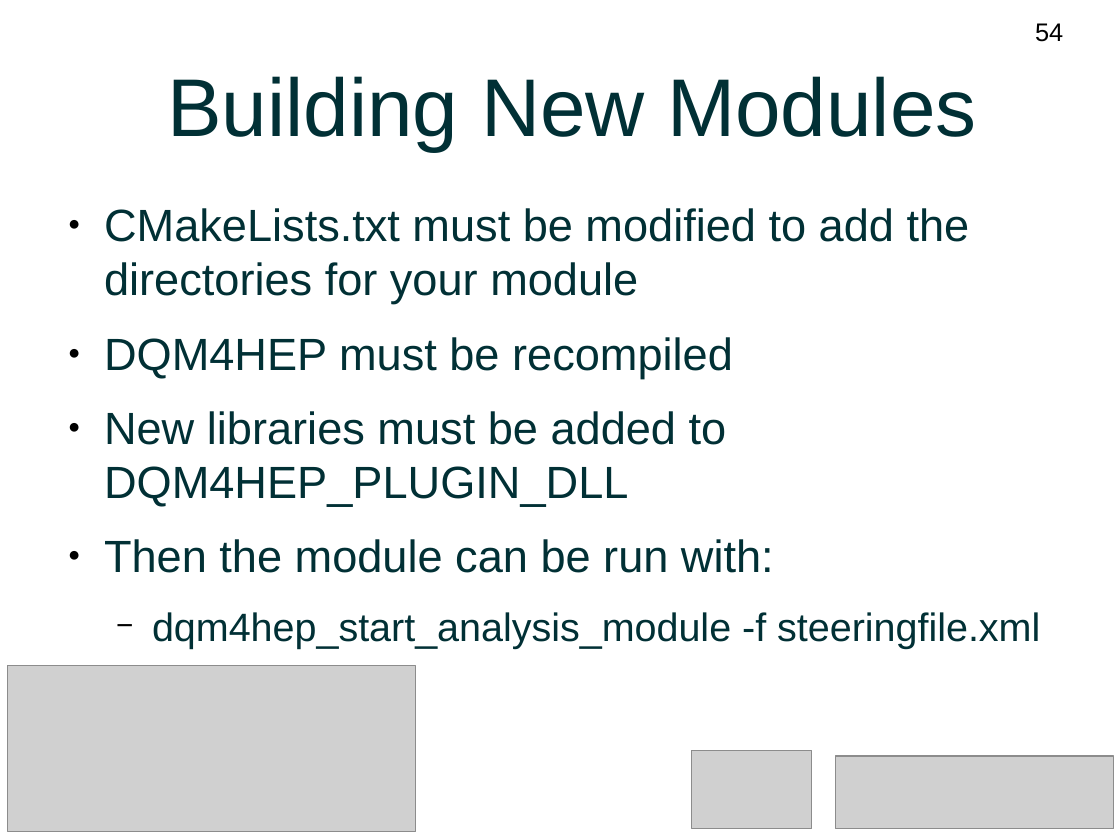
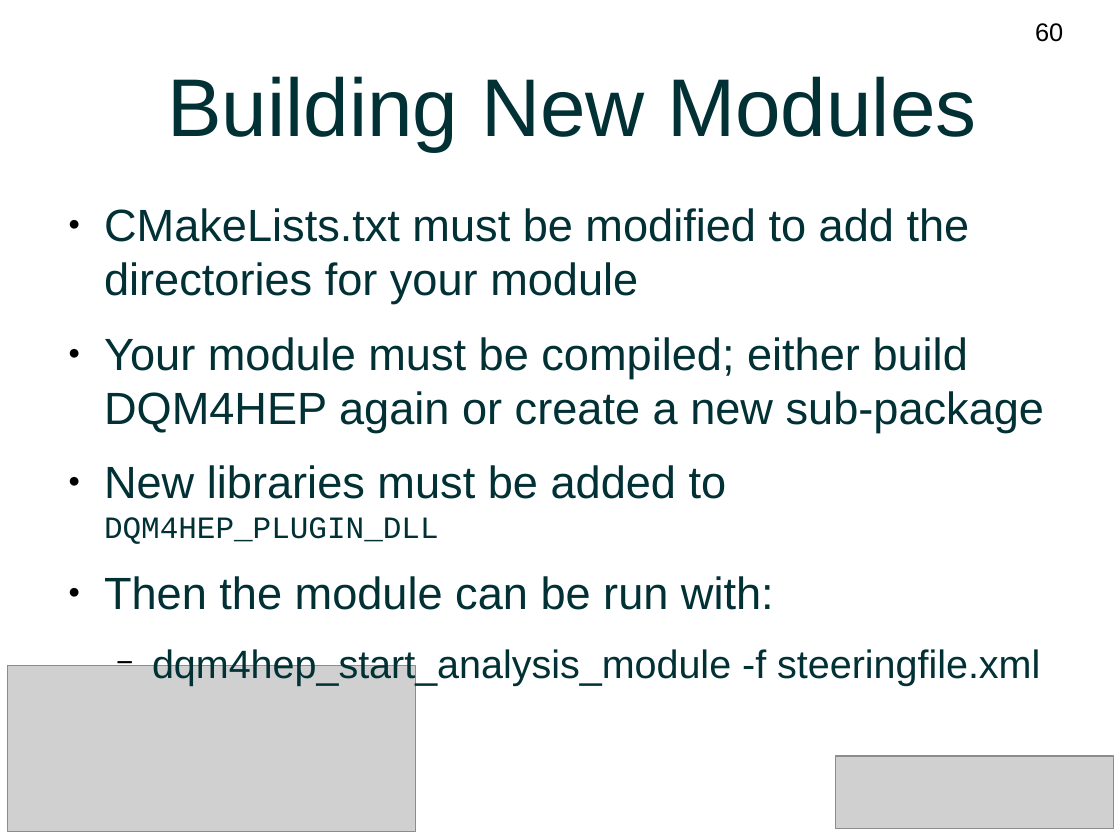
Before and after one commit to DQM4HEP/DQM4HEP-Workshop, a slide deck: slide 60 of BTTB2017-materials/Tutorial.odp (slide 54 before the commit). Drawn at 1120x840 pixels with LibreOffice and Linux fonts; fonts in the diff are those of the drawing; grey boxes stand for pictures. Boxes give left, top, right and bottom in pixels: in the first picture for what was removed or moved away, otherwise in the second. Text is boxed around its words. In the diff, an @@ line names an element or a change of style, - is before the commit and + after.

```diff
--- a/BTTB2017-materials/Tutorial.odp
+++ b/BTTB2017-materials/Tutorial.odp
@@ page number at box(1035, 23, 1063, 42): text changed @@
-54
+60
@@ text at box(104, 337, 1045, 432): text changed @@
-● DQM4HEP must be recompiled
+● Your module must be compiled; either build DQM4HEP again or create a new sub-package
@@ text at box(104, 465, 727, 544): size 32 to 22 pt, font Arial to Courier New in "DQM4HEP_PLUGIN_DLL" @@
@@ picture removed at box(692, 751, 812, 829) @@
```
Also in this commit, not shown: 61 other slides changed, 7 slides added, 1 slide removed.
